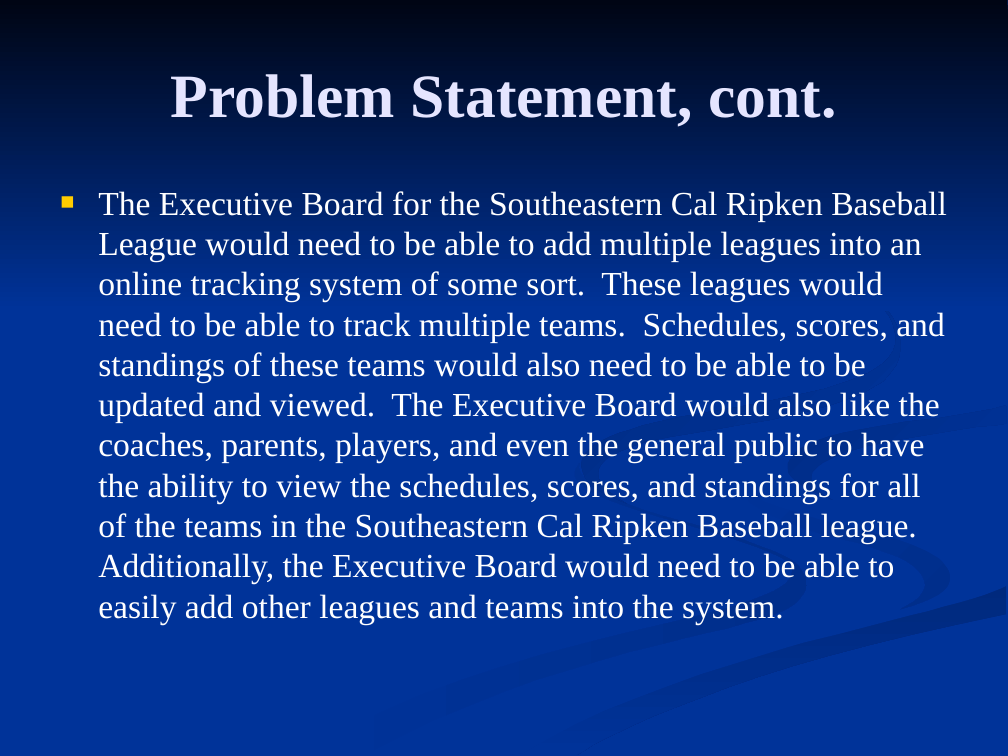
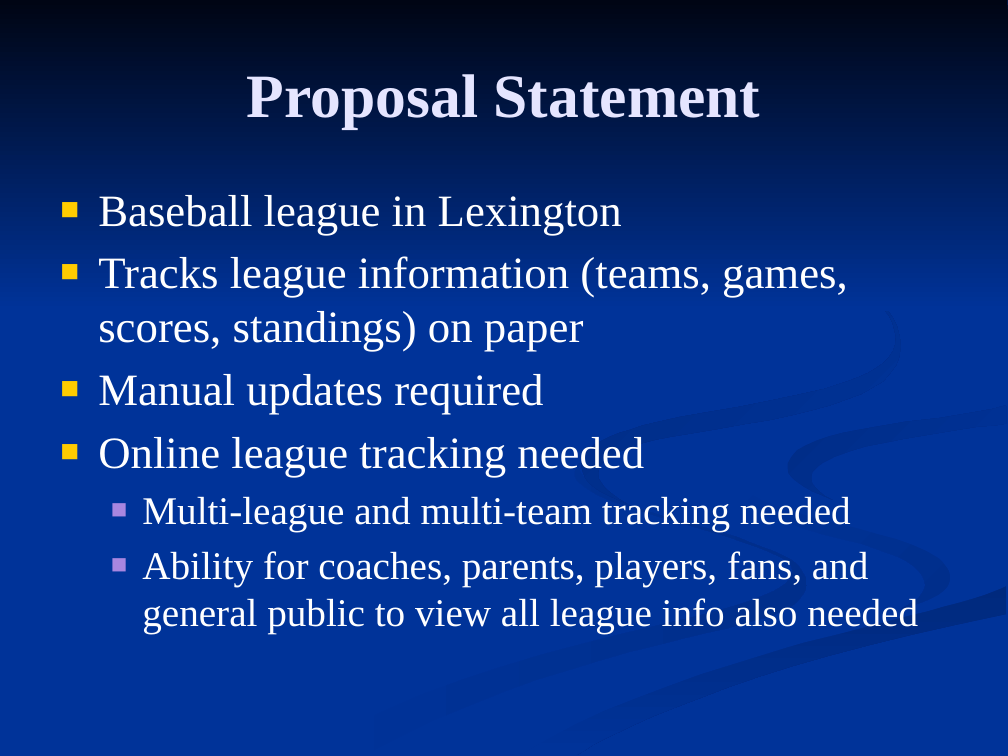
Before and after one commit to c0bra99/sports-score-tracker, a slide deck: slide 2 of Documents/DesignPresentation.pptx (slide 3 before the commit). Drawn at 1008x756 pixels with LibreOffice and Linux fonts; fonts in the diff are those of the drawing. Boxes give left, top, right and bottom in pixels: in the first picture for what was removed or moved away, otherwise in the second. Text is boxed around its words. In the diff, an @@ line names an element or a change of style, - is before the commit and + after.

```diff
--- a/Documents/DesignPresentation.pptx
+++ b/Documents/DesignPresentation.pptx
@@ title at (247,74,761,129): text changed @@
-Problem Statement, cont.
+Proposal Statement
@@ text at (98,195,918,633): text changed; size 24 to 32 pt @@
-■ The Executive Board for the Southeastern Cal Ripken Baseball League would need to be able to add multiple leagues into an online tracking system of some sort. These leagues would need to be able to track multiple teams. Schedules, scores, and standings of these teams would also need to be able to be updated and viewed. The Executive Board would also like the coaches, parents, players, and even the general public to have the ability to view the schedules, scores, and standings for all of the teams in the Southeastern Cal Ripken Baseball league. Additionally, the Executive Board would need to be able to easily add other leagues and teams into the system.
+■ Baseball league in Lexington
+■ Tracks league information (teams, games, scores, standings) on paper
+■ Manual updates required
+■ Online league tracking needed
+  ■ Multi-league and multi-team tracking needed
+  ■ Ability for coaches, parents, players, fans, and general public to view all league info also needed
```
Also in this commit, not shown: 1 slide removed.
